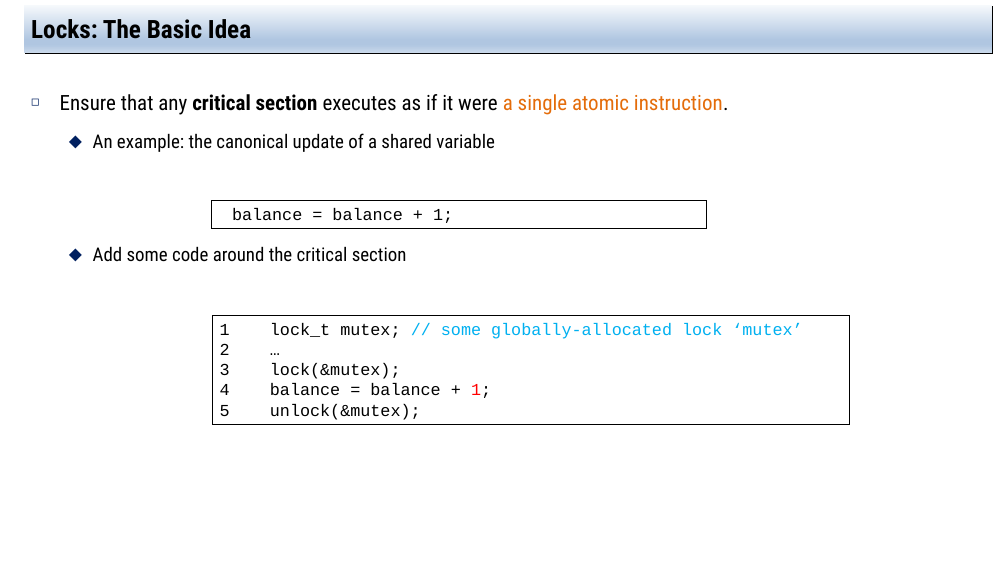
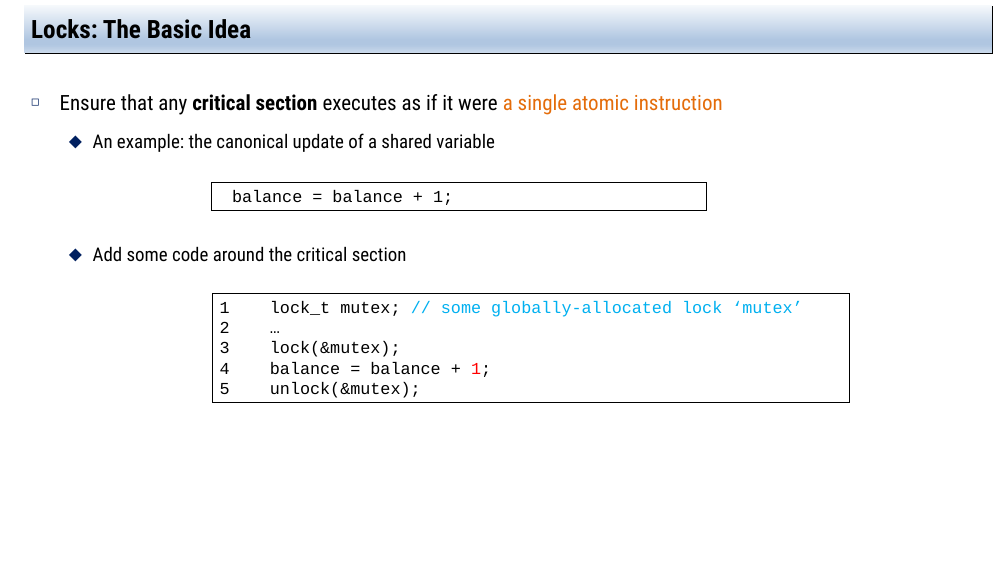
Before and after one commit to jachermocilla/extra-course-materials, a slide deck: slide 5 of cmsc125/ostep/slides/02.Concurrency/28.Locks.pptx. Drawn at 1008x567 pixels with LibreOffice and Linux fonts; fonts in the diff are those of the drawing. Boxes give left, top, right and bottom in pixels: in the first picture for what was removed or moved away, otherwise in the second. Text is boxed around its words. In the diff, an @@ line names an element or a change of style, - is before the commit and + after.

```diff
--- a/cmsc125/ostep/slides/02.Concurrency/28.Locks.pptx
+++ b/cmsc125/ostep/slides/02.Concurrency/28.Locks.pptx
@@ text at [60, 94, 723, 115]: text changed @@
-◻ Ensure that any critical section executes as if it were a single atomic instruction.
+◻ Ensure that any critical section executes as if it were a single atomic instruction
@@ rectangle "balance = balance + 1;": place and size @@
-rectangle "balance = balance + 1;" at [211, 200, 706, 228]
+rectangle "balance = balance + 1;" at [211, 182, 706, 210]
@@ rectangle "1 lock_t mutex; // some ...": place and size @@
-rectangle "1 lock_t mutex; // some ..." at [212, 315, 850, 425]
+rectangle "1 lock_t mutex; // some ..." at [212, 293, 850, 403]
```
Also in this commit, not shown: 20 other slides changed, 3 other files.
